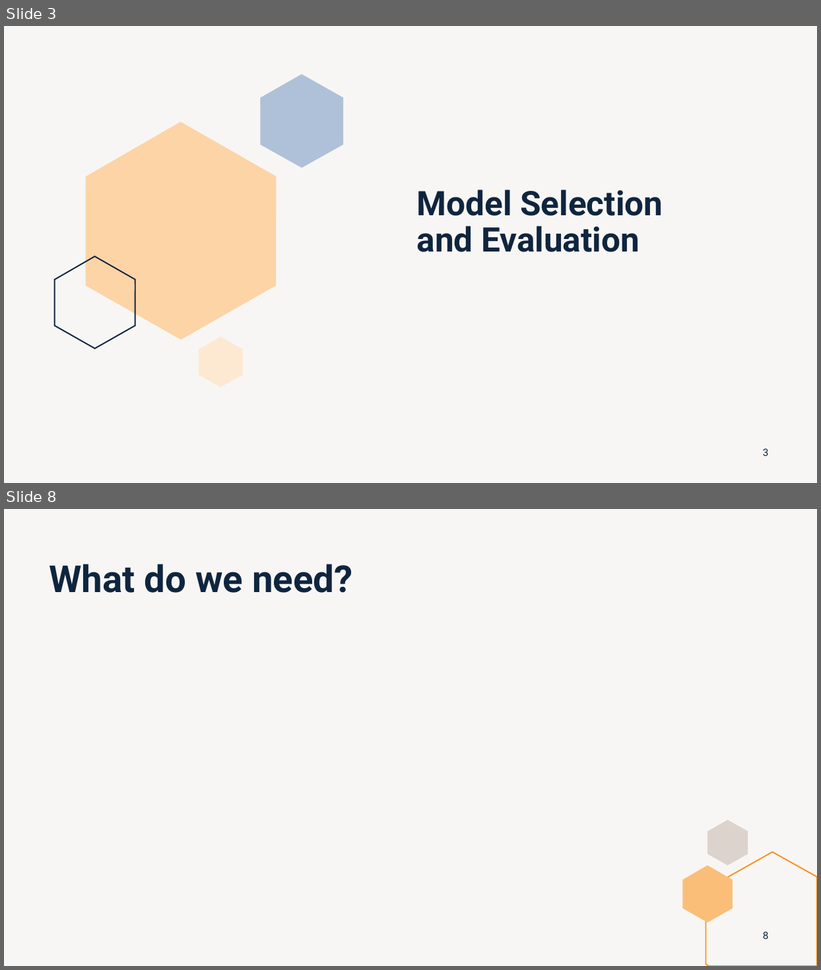
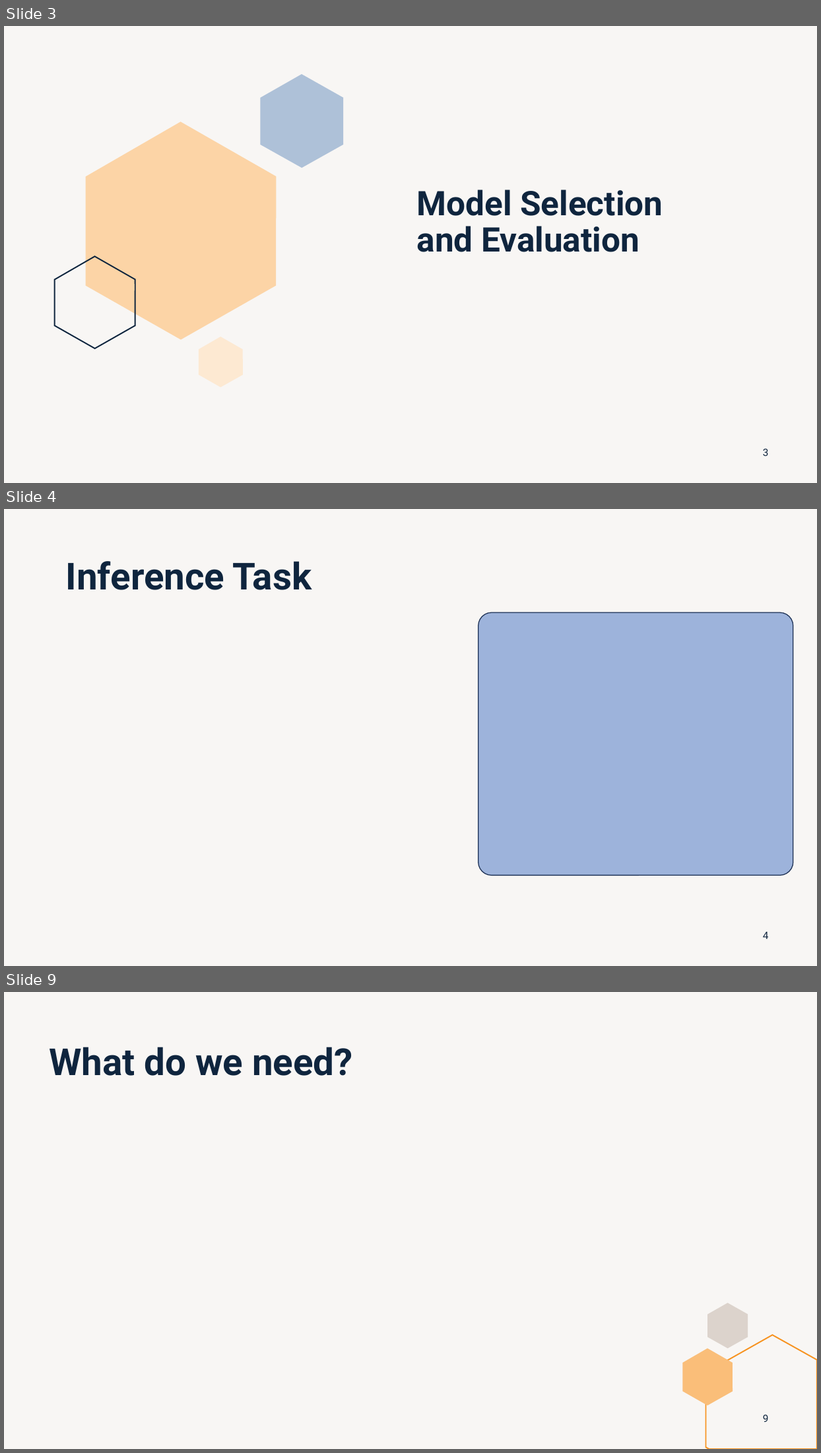
Before and after one commit to lobaton/Deep-Learning-with-Python, a slide deck: Slides/02 - Training and Evaluation.pptx. Shown one above the other, each under a label of ours: slides 3 and 8 before the commit, slides 3, 4 and 9 after it; the slides between them are not shown. The pictures are 821x970 and 821x1453 pixels, drawn with LibreOffice and Linux fonts; fonts in the diff are those of the drawing; grey boxes stand for pictures. Boxes give left, top, right and bottom in pixels: in the first picture for what was removed or moved away, otherwise in the second. Text is boxed around its words. In the diff, an @@ line names an element or a change of style, - is before the commit and + after.

```diff
--- a/Slides/02 - Training and Evaluation.pptx
+++ b/Slides/02 - Training and Evaluation.pptx
@@ slide 4 added at (4, 509, 817, 966), background #DCD3CC at 20% opacity @@
@@ title added at (66, 561, 312, 590), 44 pt, text #0F253E, bold @@
+Inference Task
@@ rounded rectangle added at (479, 613, 793, 875), fill #4472C4 at 50% opacity, outline #1E3256 1 pt @@
@@ page number added at (763, 932, 769, 939), 12 pt, text #0F253E @@
+4
@@ what was slide 8 is now slide 9 @@
@@ page number at (763, 1415, 769, 1422): text changed @@
-8
+9
```
Also in this commit, not shown: 3 slides changed, 4 other slides added, 2 slides removed.
